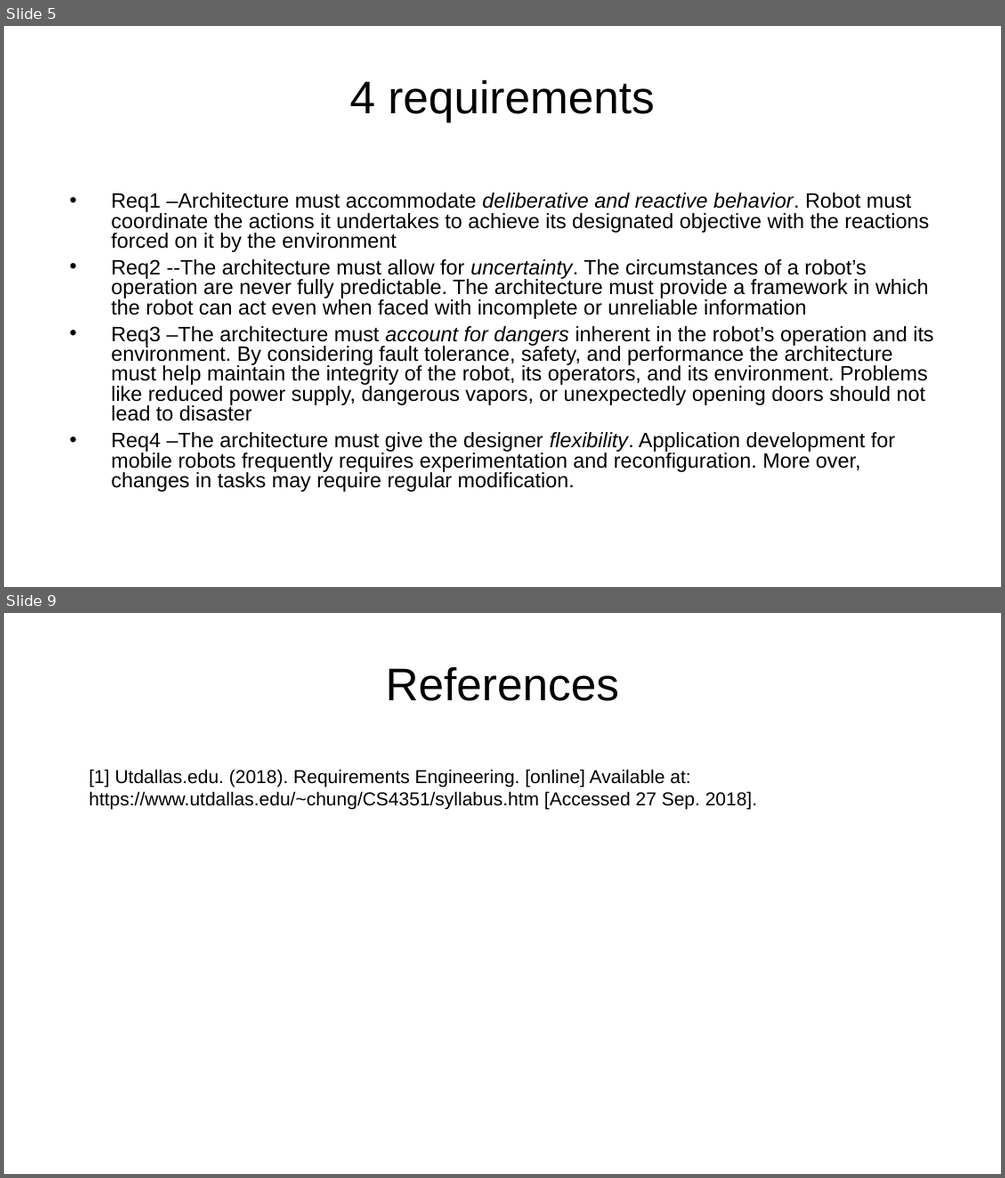
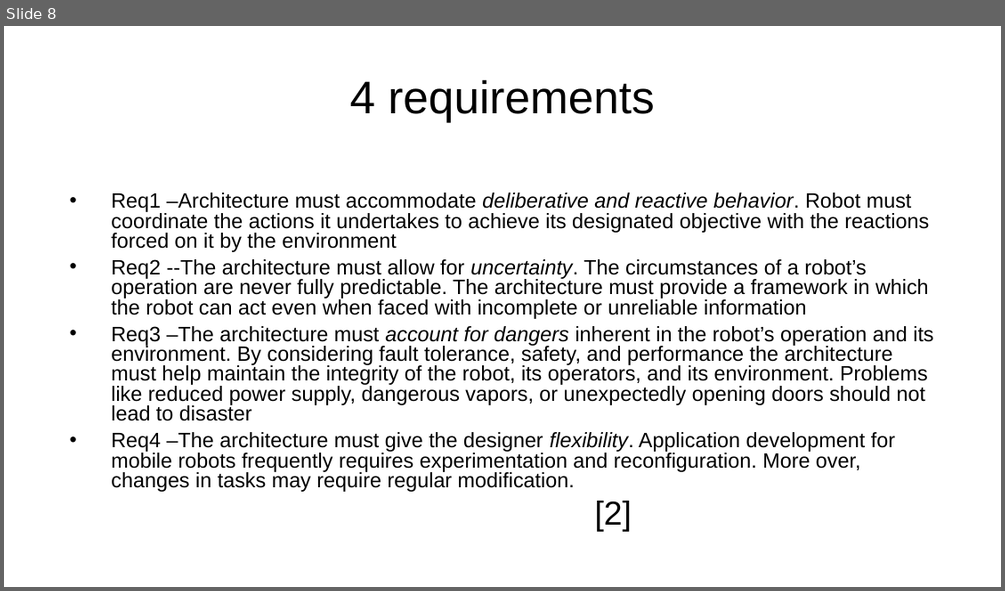
Before and after one commit to AlexLundinEducational/UTDFall2018, a slide deck: 2.1-SE-4352.001-AandD/Homework/Homework3/Homework3.pptx. Shown one above the other, each under a label of ours: slides 5 and 9 before the commit, slide 8 after it; the slides between them are not shown. The pictures are 1005x1178 and 1005x591 pixels, drawn with LibreOffice and Linux fonts; fonts in the diff are those of the drawing; background and template pictures are left out. Boxes give left, top, right and bottom in pixels: in the first picture for what was removed or moved away, otherwise in the second. Text is boxed around its words. In the diff, an @@ line names an element or a change of style, - is before the commit and + after.

```diff
--- a/2.1-SE-4352.001-AandD/Homework/Homework3/Homework3.pptx
+++ b/2.1-SE-4352.001-AandD/Homework/Homework3/Homework3.pptx
@@ slide 9 removed at [4,613,1001,1174], background picture (left out) @@
@@ title removed at [386,667,619,701] @@
-References
@@ text removed at [89,769,757,810] @@
-[1] Utdallas.edu. (2018). Requirements Engineering. [online] Available at: https://www.utdallas.edu/~chung/CS4351/syllabus.htm [Accessed 27 Sep. 2018].
@@ what was slide 5 is now slide 8 @@
@@ slide 8 changed as well @@
@@ text added at [595,500,631,531], 32 pt, text #000000 @@
+[2]
```
Also in this commit, not shown: 6 other slides changed, 3 slides added, 2 other slides removed, 1 other file.
